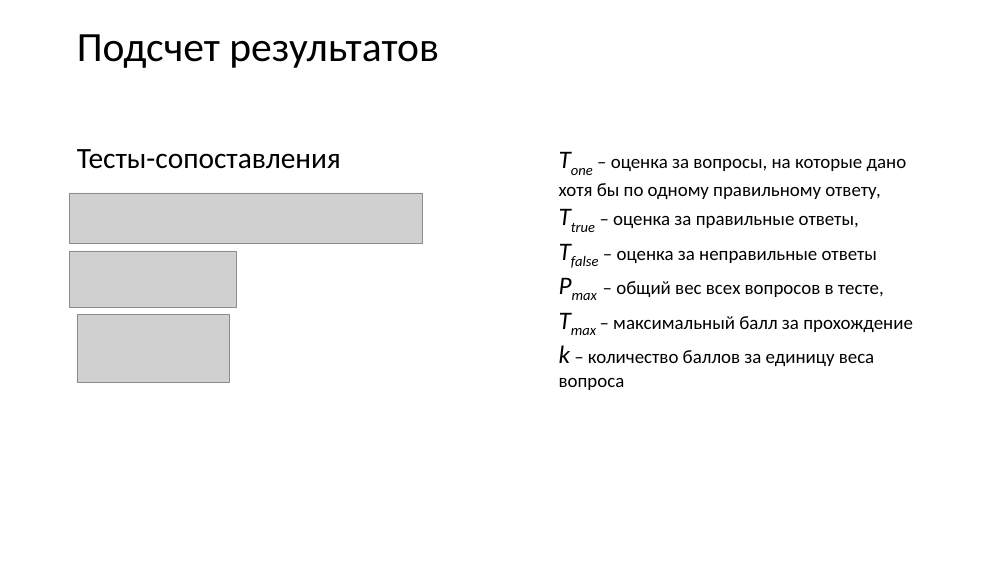
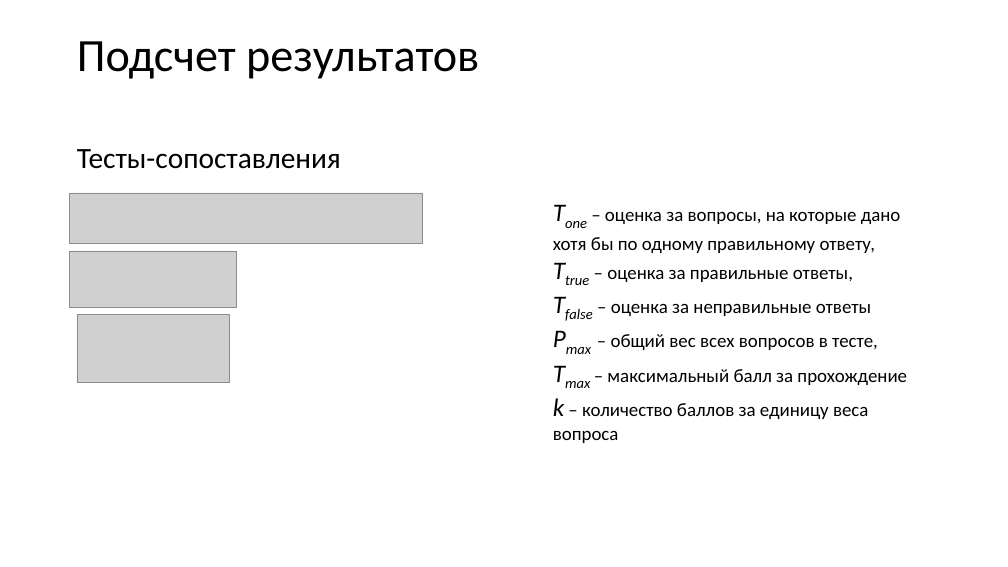
Before and after one commit to Art-Fedorov/diplom.local, a slide deck: slide 5 of Диплом/ДИПЛОМ.pptx. Drawn at 1008x567 pixels with LibreOffice and Linux fonts; fonts in the diff are those of the drawing; grey boxes stand for pictures. Boxes give left, top, right and bottom in pixels: in the first picture for what was removed or moved away, otherwise in the second. Text is boxed around its words. In the diff, an @@ line names an element or a change of style, - is before the commit and + after.

```diff
--- a/Диплом/ДИПЛОМ.pptx
+++ b/Диплом/ДИПЛОМ.pptx
@@ text "Подсчет результатов" at (x1=77, y1=41, x2=479, y2=79): size 39.6 to 44 pt @@
@@ text "Tone – оценка за вопросы, ..." moved from (x1=559, y1=159, x2=913, y2=366) to (x1=553, y1=212, x2=907, y2=419) @@
```
Also in this commit, not shown: 3 other slides changed, 8 slides added, 6 slides removed, 3 other files.
